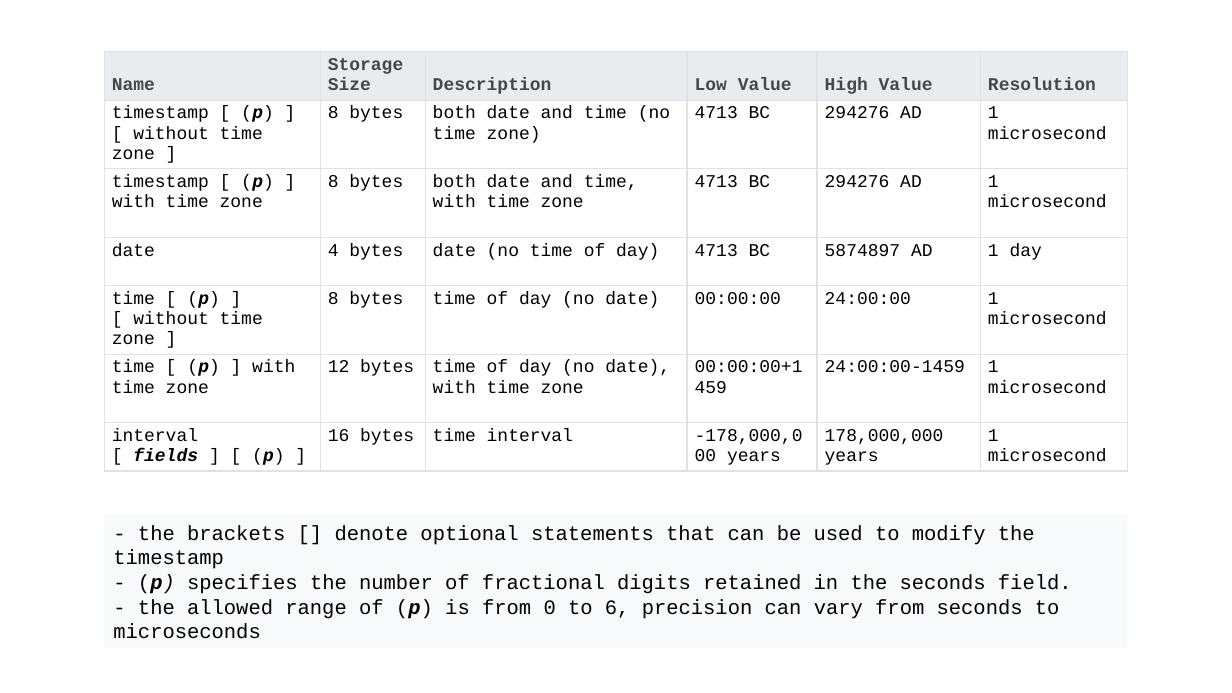
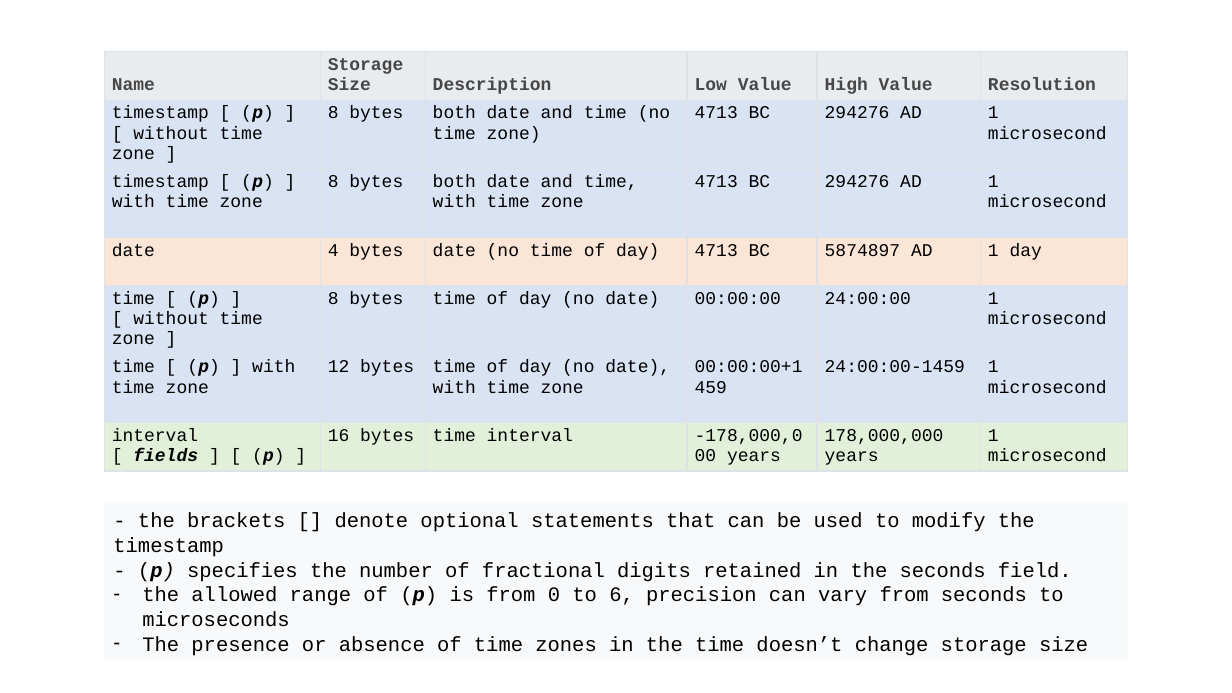
Before and after one commit to VadimAcosta/timestamps_and_intervals, a slide deck: slide 9 of times_and_dates.pptx (slide 3 before the commit). Drawn at 1232x693 pixels with LibreOffice and Linux fonts; fonts in the diff are those of the drawing. Boxes give left, top, right and bottom in pixels: in the first picture for what was removed or moved away, otherwise in the second. Text is boxed around its words. In the diff, an @@ line names an element or a change of style, - is before the commit and + after.

Commit message:
Update to presentation, focus on timestamps and time zones

```diff
--- a/times_and_dates.pptx
+++ b/times_and_dates.pptx
@@ table at box(104, 52, 1128, 505) @@
@@ fill #FFFFFF to #DAE3F3 in 24 cells @@
@@ fill #FFFFFF to #FBE5D6 in row 4 @@
@@ fill #FFFFFF to #E2F0D9 in row 7 @@
@@ rectangle "- the brackets [] denote ...": place and size @@
-rectangle "- the brackets [] denote ..." at box(104, 515, 1128, 649)
+rectangle "- the brackets [] denote ..." at box(104, 502, 1128, 661)
@@ text in rectangle at box(142, 587, 1088, 656): text changed @@
-- the allowed range of (p) is from 0 to 6, precision can vary from seconds to microseconds
+– the allowed range of (p) is from 0 to 6, precision can vary from seconds to microseconds
+– The presence or absence of time zones in the time doesn’t change storage size
```
Also in this commit, not shown: 6 other slides changed, 14 slides added.
